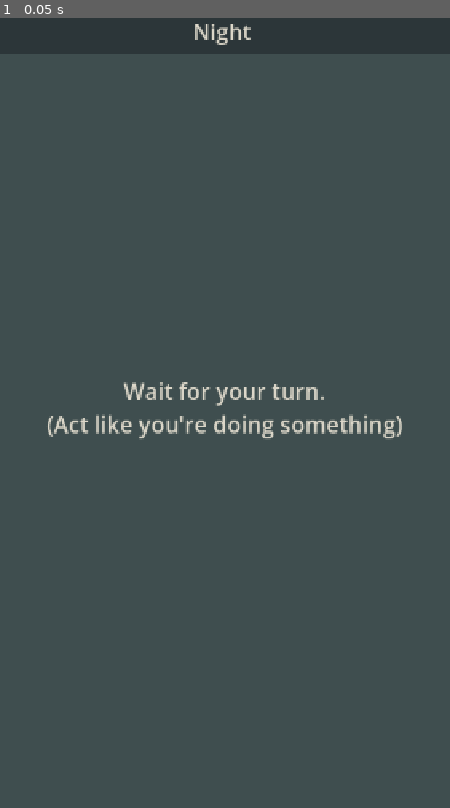
Above: before the commit, frame 1.
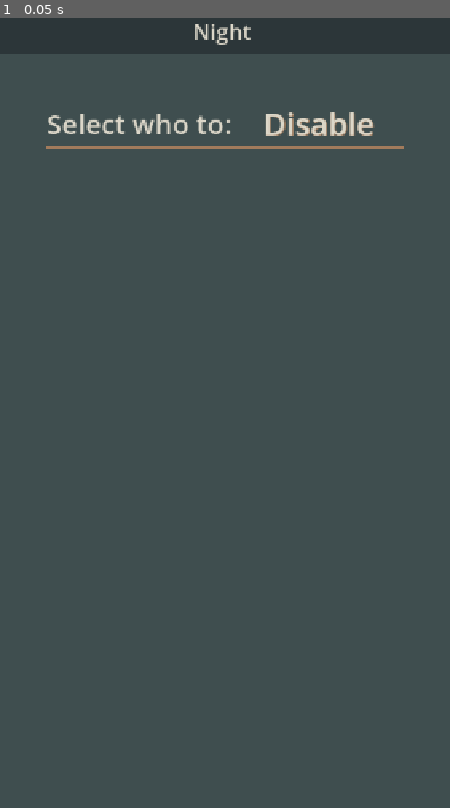
Above: after the commit, the same moment.

Repository: bojandam/LANPartyMafia
Game: Godot game, scene res://Scenes/MainGame.tscn
Same seed, same stepped clock (60 frames per second), same inputs: the game is played once before the commit and once after it. This scene is started directly instead of the project's main scene.
Inputs:
- Up to frame 1 (0.05 s): no input

The runs differ from the first frame. In frame 1, 2.3% of the frame differs, in the area x 10-90%, y 11-54%.

Commit message:
selecting player button list started

Diff:
--- a/Scenes/MainGame.tscn
+++ b/Scenes/MainGame.tscn
@@ -2,6 +2,7 @@
 
 [ext_resource type="Script" uid="uid://wfxobcsajp0f" path="res://Scripts/MainGame/main_multiplayer_controler.gd" id="1_frf35"]
 [ext_resource type="Theme" uid="uid://bnknvu1ko05k4" path="res://Theme/main_theme.tres" id="1_ybmw1"]
+[ext_resource type="Script" uid="uid://duqx4r87up60u" path="res://Scripts/MainGame/select_effected_player_list.gd" id="2_d4f28"]
 [ext_resource type="Script" uid="uid://js4torxtjrxh" path="res://Scripts/MainGame/MainGame_multiplayer_adapter.gd" id="2_frf35"]
 [ext_resource type="Script" uid="uid://bg35lhuo83j3w" path="res://Scripts/MainGame/server_controller.gd" id="3_yprpe"]
 [ext_resource type="Script" uid="uid://cbf6w01onrj4y" path="res://Scripts/MainGame/day_night_controller.gd" id="5_321ql"]
@@ -13,6 +14,41 @@
 [sub_resource type="LabelSettings" id="LabelSettings_321ql"]
 font_size = 36
 font_color = Color(0.8627451, 0.84313726, 0.7882353, 1)
+
+[sub_resource type="StyleBoxFlat" id="StyleBoxFlat_321ql"]
+bg_color = Color(0.6, 0.6, 0.6, 0)
+border_width_bottom = 6
+border_color = Color(0.63529414, 0.48235294, 0.36078432, 1)
+
+[sub_resource type="LabelSettings" id="LabelSettings_iuea6"]
+font_size = 44
+font_color = Color(0.8627451, 0.84313726, 0.7882353, 1)
+
+[sub_resource type="LabelSettings" id="LabelSettings_d4f28"]
+font_size = 50
+font_color = Color(0.8627451, 0.84313726, 0.7882353, 1)
+shadow_color = Color(0.63529414, 0.48235294, 0.36078432, 1)
+
+[sub_resource type="StyleBoxFlat" id="StyleBoxFlat_d4f28"]
+bg_color = Color(0.6, 0.6, 0.6, 0)
+border_width_left = 7
+border_width_top = 7
+border_width_right = 7
+border_width_bottom = 7
+border_color = Color(0.63529414, 0.48235294, 0.36078432, 1)
+border_blend = true
+
+[sub_resource type="StyleBoxFlat" id="StyleBoxFlat_iuea6"]
+bg_color = Color(0.17254902, 0.21176471, 0.22352941, 1)
+border_width_left = 15
+border_width_top = 15
+border_width_right = 15
+border_width_bottom = 15
+border_color = Color(0.63529414, 0.48235294, 0.36078432, 1)
+border_blend = true
+
+[sub_resource type="ButtonGroup" id="ButtonGroup_iuea6"]
+allow_unpress = true
 
 [node name="RootControl" type="Control" unique_id=1294606147]
 layout_mode = 3
@@ -79,6 +115,7 @@
 theme_override_constants/margin_bottom = 150
 
 [node name="NightWait" type="CenterContainer" parent="BackgroundRect/MainMarginContainer" unique_id=2095971576]
+visible = false
 layout_mode = 2
 
 [node name="WaitForTurn" type="Label" parent="BackgroundRect/MainMarginContainer/NightWait" unique_id=336150436]
@@ -88,6 +125,50 @@
 label_settings = SubResource("LabelSettings_321ql")
 horizontal_alignment = 1
 vertical_alignment = 1
+
+[node name="EffectSelecter" type="VBoxContainer" parent="BackgroundRect/MainMarginContainer" unique_id=1452770353]
+layout_mode = 2
+
+[node name="PanelContainer" type="PanelContainer" parent="BackgroundRect/MainMarginContainer/EffectSelecter" unique_id=441300253]
+layout_mode = 2
+theme_override_styles/panel = SubResource("StyleBoxFlat_321ql")
+
+[node name="TopText" type="HBoxContainer" parent="BackgroundRect/MainMarginContainer/EffectSelecter/PanelContainer" unique_id=1078962077]
+layout_mode = 2
+
+[node name="Available rooms" type="Label" parent="BackgroundRect/MainMarginContainer/EffectSelecter/PanelContainer/TopText" unique_id=1476056262]
+custom_minimum_size = Vector2(0, 70)
+layout_mode = 2
+size_flags_horizontal = 3
+text = "Select who to:"
+label_settings = SubResource("LabelSettings_iuea6")
+vertical_alignment = 1
+
+[node name="EffectText" type="Label" parent="BackgroundRect/MainMarginContainer/EffectSelecter/PanelContainer/TopText" unique_id=569378782]
+unique_name_in_owner = true
+custom_minimum_size = Vector2(0, 70)
+layout_mode = 2
+size_flags_horizontal = 3
+text = "Disable"
+label_settings = SubResource("LabelSettings_d4f28")
+horizontal_alignment = 1
+vertical_alignment = 1
+
+[node name="NameList" type="GridContainer" parent="BackgroundRect/MainMarginContainer/EffectSelecter" unique_id=468703840]
+layout_mode = 2
+columns = 2
+script = ExtResource("2_d4f28")
+metadata/_custom_type_script = "uid://7uswub3ti1n3"
+
+[node name="base_button" type="Button" parent="BackgroundRect/MainMarginContainer/EffectSelecter/NameList" unique_id=1474166345]
+layout_mode = 2
+size_flags_horizontal = 3
+theme_override_styles/normal = SubResource("StyleBoxFlat_d4f28")
+theme_override_styles/pressed = SubResource("StyleBoxFlat_iuea6")
+toggle_mode = true
+button_pressed = true
+button_group = SubResource("ButtonGroup_iuea6")
+text = "Name"
 
 [node name="MultiplayerController" type="Node" parent="." unique_id=2020333862]
 unique_name_in_owner = true
--- a/Scenes/Menu.tscn
+++ b/Scenes/Menu.tscn
@@ -356,8 +356,8 @@
 theme_override_constants/v_separation = 14
 columns = 2
 script = ExtResource("5_wfhf6")
-player_color = Color(0.1736, 0.56, 0.34748003, 0.47058824)
-server_color = Color(0.71, 0.54906666, 0.14199999, 0.47058824)
+player_color = Color(0.17254902, 0.56078434, 0.34901962, 0.47058824)
+server_color = Color(0.70980394, 0.54901963, 0.14117648, 0.47058824)
 metadata/_custom_type_script = "uid://cn2ixqtrn4hdb"
 
 [node name="base_label" type="Label" parent="BackgroundRect/MainMarginContainer/LobbyVBoxContainer/LobbyVBox/ScrollContainer/PlayerList" unique_id=1796398421]
--- /dev/null
+++ b/Scripts/LobbyScene/coloured_player_list.gd
@@ -0,0 +1,22 @@
+extends NameList
+class_name ColouredNameList
+
+@export var player_color:Color =Color(0.173, 0.561, 0.349, 0.471)
+@export var server_color:Color =Color(0.71, 0.549, 0.141, 0.471)
+@export var coloration_checks:Array[Array]
+
+# Called when the node enters the scene tree for the first time.
+func _ready() -> void:
+	super._ready()
+	name_added.connect(_coloration_check)
+
+
+func _coloration_check(node:Label):
+	var set_bg_color = func(color:Color):
+		var stylebox:StyleBoxFlat = node.get_theme_stylebox("normal").duplicate()
+		stylebox.bg_color = color
+		node.add_theme_stylebox_override("normal",stylebox)
+	if ConnectionManager.player_info["name"] == node.text:
+		set_bg_color.call(player_color)
+	elif PlayersManager.get_players()[1]["name"]== node.text:
+		set_bg_color.call(server_color)
--- a/Scripts/LobbyScene/lobby_player_list.gd
+++ b/Scripts/LobbyScene/lobby_player_list.gd
@@ -1,25 +1,11 @@
-extends NameList
+extends ColouredNameList
 
-@export var player_color:Color
-@export var server_color:Color
-# Called when the node enters the scene tree for the first time.
+
 func _ready() -> void:
 	super._ready()
 	PlayersManager.player_added.connect(_on_player_added)
 	PlayersManager.player_removed.connect(_on_player_removed)
-	PlayersManager.player_list_set.connect(refresh)
-	name_added.connect(_coloration_check)
-
-
-func _coloration_check(node:Label):
-	var set_bg_color = func(color:Color):
-		var stylebox:StyleBoxFlat = node.get_theme_stylebox("normal").duplicate()
-		stylebox.bg_color = color
-		node.add_theme_stylebox_override("normal",stylebox)
-	if ConnectionManager.player_info["name"] == node.text:
-		set_bg_color.call(player_color)
-	elif PlayersManager.get_players()[1]["name"]== node.text:
-		set_bg_color.call(server_color)
+	PlayersManager.player_list_set.connect(func(dict:Dictionary[int,Dictionary]):refresh(dict.values()))
 
 func _on_player_removed(player_info:Dictionary):
 	remove_name(player_info["id"])
--- /dev/null
+++ b/Scripts/MainGame/select_effected_player_list.gd
@@ -0,0 +1,24 @@
+extends NameList
+
+@export var player_color:Color =Color(0.173, 0.561, 0.349, 0.471)
+#@export var server_color:Color =Color(0.71, 0.549, 0.141, 0.471)
+
+
+func _ready() -> void:
+	super._ready()
+	generate(PlayersManager.get_players().values())
+	#name_added.connect(_coloration_check)
+	#
+#
+#func _coloration_check(node:Button):
+	#var set_bg_color = func(color:Color):
+		#var stylebox:StyleBoxFlat = node.get_theme_stylebox("normal").duplicate()
+		#stylebox.bg_color = color
+		#node.add_theme_stylebox_override("normal",stylebox)
+	#if ConnectionManager.player_info["name"] == node.text:
+		#set_bg_color.call(player_color)
+	#
+
+
+func generate(names_list:Array[Dictionary]):
+	refresh(names_list)
--- a/Scripts/MainGame/server_controller.gd
+++ b/Scripts/MainGame/server_controller.gd
@@ -4,6 +4,8 @@
 func _ready():
 	if multiplayer.is_server():
 		_assign_roles()
+		#to:do show role
+		#start night
 
 func _assign_roles():
 	var roles_selected:Array[RoleController.Roles]
--- a/Scripts/player_list.gd
+++ b/Scripts/player_list.gd
@@ -13,8 +13,8 @@
 
 func add_name(player_info:Dictionary, base_node:Node): #Abstracted
 	var new_item:= base_node.duplicate()
-	new_item.text = player_info["name"] #get_text		Ok
-	new_item.name = str(player_info["id"]) #get_id		Ok
+	new_item.text = player_info["name"]
+	new_item.name = player_info["name"]
 	#print(new_item.name)
 	new_item.show()
 	add_child(new_item)
@@ -29,9 +29,9 @@
 			name_removed.emit()
 			return
 
-func refresh(player_list:Dictionary[int,Dictionary]):
+func refresh(player_list:Array[Dictionary]):
 	for child:Node in get_children():
 		child.queue_free()
-	for player_info:Dictionary in player_list.values():
+	for player_info:Dictionary in player_list:
 		add_name(player_info,_base_children[0])
 	refreshed.emit()
Not shown: 1 places in Scenes/Menu.tscn that only renumber resources
Not shown, added: Scripts/LobbyScene/coloured_player_list.gd.uid
Not shown, changed: Scripts/LobbyScene/lobby_player_list.gd.uid
Not shown, added: Scripts/MainGame/select_effected_player_list.gd.uid
